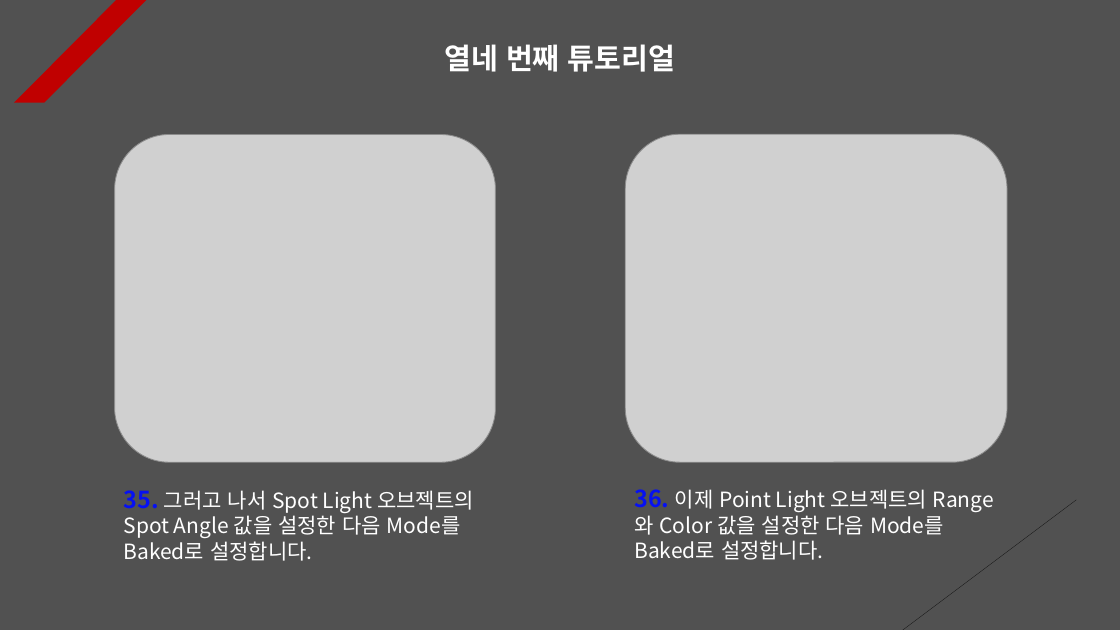
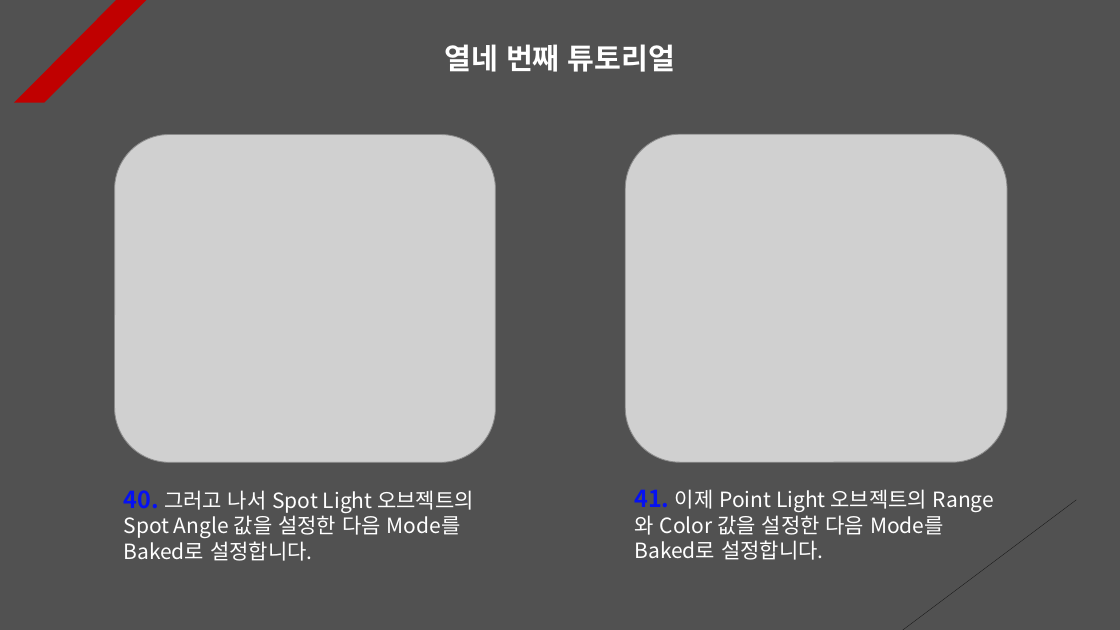
Before and after one commit to Unity2033/3D-UnityEngine, a slide deck: slide 14 of Assets/Light/PPT Data/Light Example.pptx. Drawn at 1120x630 pixels with LibreOffice and Linux fonts; fonts in the diff are those of the drawing; grey boxes stand for pictures. Boxes give left, top, right and bottom in pixels: in the first picture for what was removed or moved away, otherwise in the second. Text is boxed around its words. In the diff, an @@ line names an element or a change of style, - is before the commit and + after.

Commit message:
Light Tutorial Renewal
- Implemented to continuously
  increase the value of mass during
  physical collision

- Each PPT Data update

```diff
--- a/Assets/Light/PPT Data/Light Example.pptx
+++ b/Assets/Light/PPT Data/Light Example.pptx
@@ text at bbox=[124, 490, 474, 561]: text changed @@
-35. 그러고 나서 Spot Light 오브젝트의 Spot Angle 값을 설정한 다음 Mode를 Baked로 설정합니다.
+40. 그러고 나서 Spot Light 오브젝트의 Spot Angle 값을 설정한 다음 Mode를 Baked로 설정합니다.
@@ text at bbox=[634, 489, 944, 560]: text changed @@
-36. 이제 Point Light 오브젝트의 Range와 Color 값을 설정한 다음 Mode를 Baked로 설정합니다.
+41. 이제 Point Light 오브젝트의 Range와 Color 값을 설정한 다음 Mode를 Baked로 설정합니다.
```
Also in this commit, not shown: 16 other slides changed, 9 other files.
